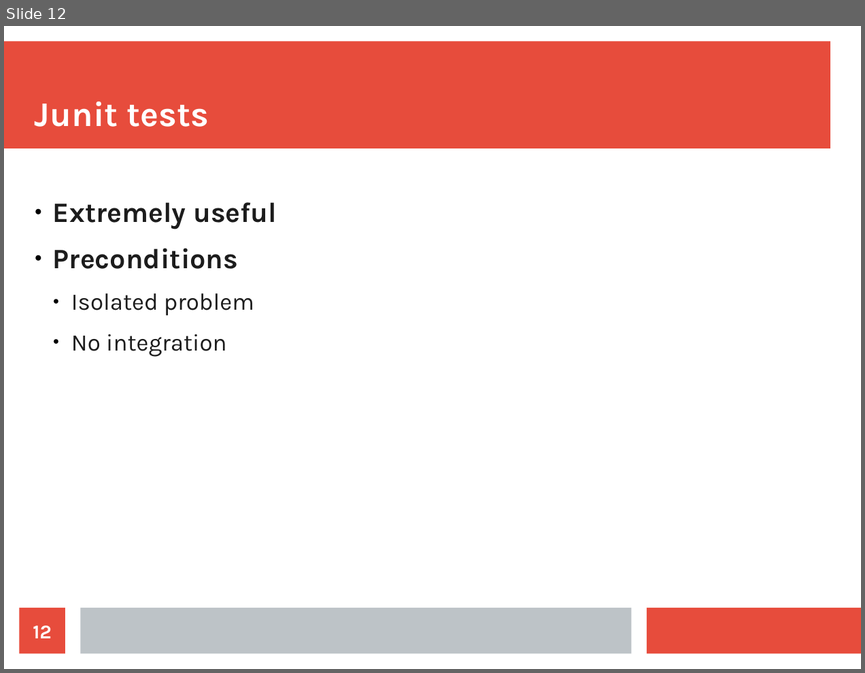
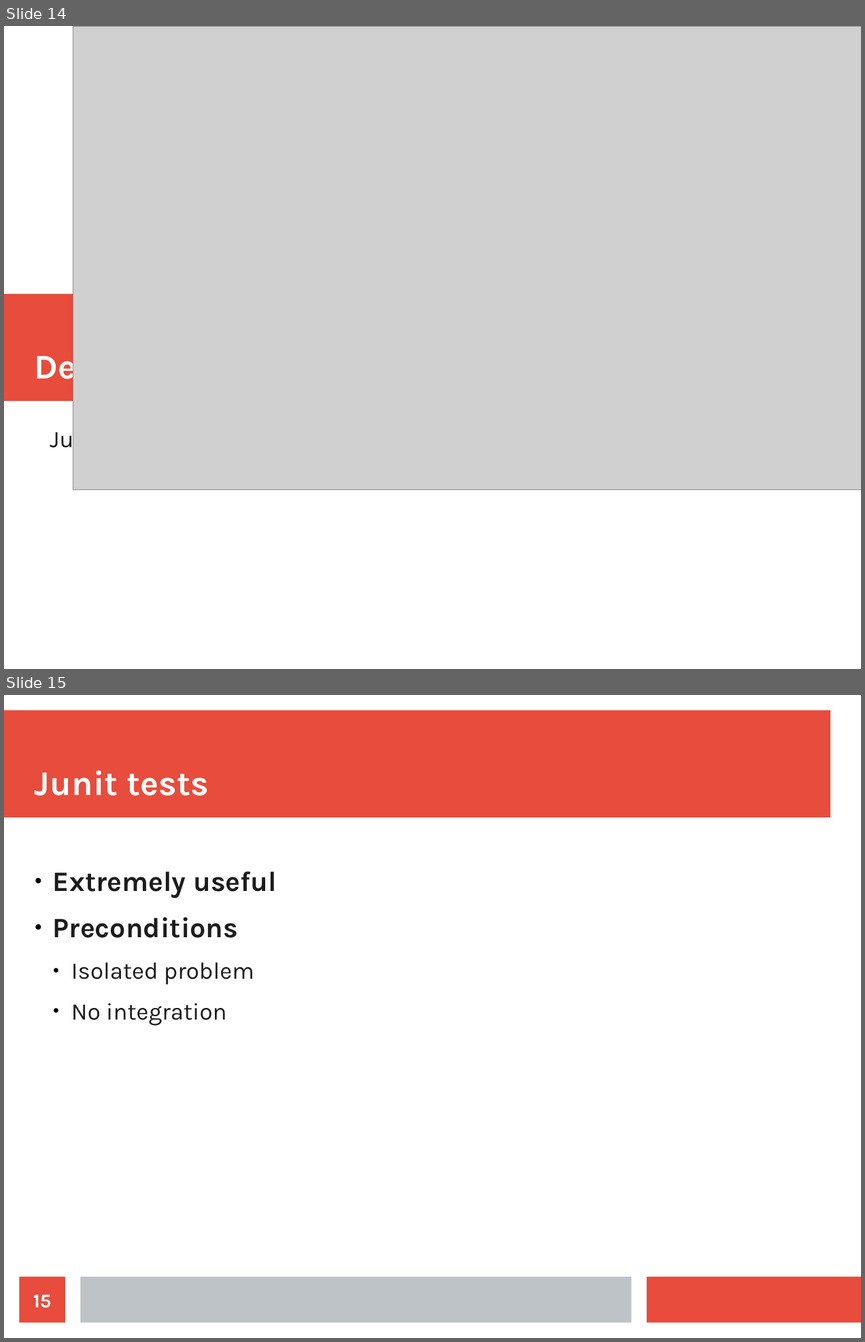
Before and after one commit to jajir/jbtree, a slide deck: jbtree/src/presentation/jbtree-0.1.odp. Shown one above the other, each under a label of ours: slide 12 before the commit, slides 14 and 15 after it. The pictures are 865x673 and 865x1342 pixels, drawn with LibreOffice and Linux fonts; fonts in the diff are those of the drawing; grey boxes stand for pictures. Boxes give left, top, right and bottom in pixels: in the first picture for what was removed or moved away, otherwise in the second. Text is boxed around its words. In the diff, an @@ line names an element or a change of style, - is before the commit and + after.

```diff
--- a/jbtree/src/presentation/jbtree-0.1.odp
+++ b/jbtree/src/presentation/jbtree-0.1.odp
@@ slide 14 added at (4,26,861,669), background #FFFFFF @@
@@ picture added at (73,26,861,489) @@
@@ rectangle added at (4,293,830,401), fill #E74C3C @@
@@ title added at (35,347,250,386), 32 pt, text #FFFFFF, bold @@
+Development
@@ subtitle added at (50,426,104,454), 22 pt, text #1C1C1C @@
+Junit
@@ what was slide 12 is now slide 15 @@
@@ page number at (33,1294,52,1308): text changed @@
-12
+15
```
Also in this commit, not shown: 2 slides changed, 7 other slides added, 1 slide removed, 5 other files.
